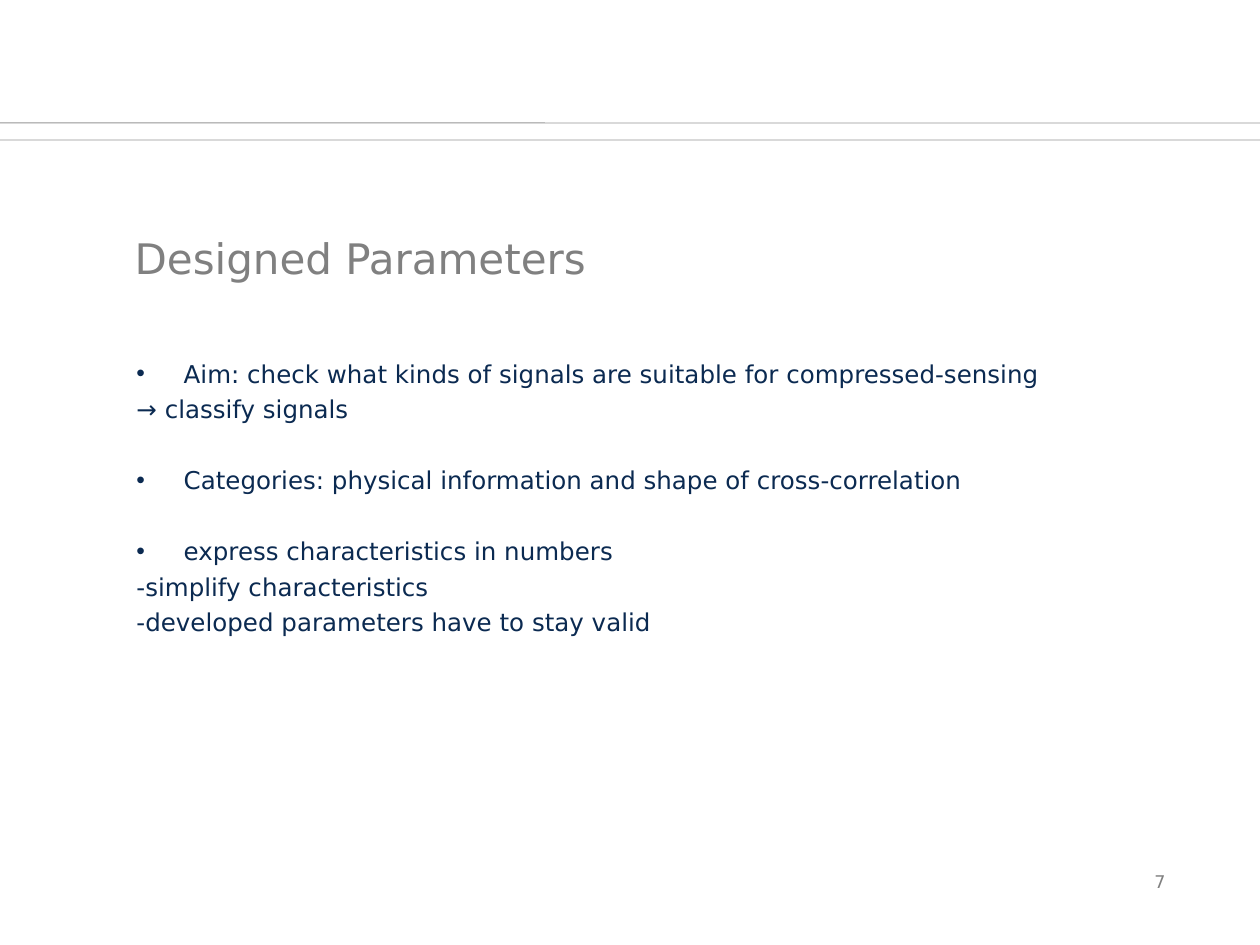
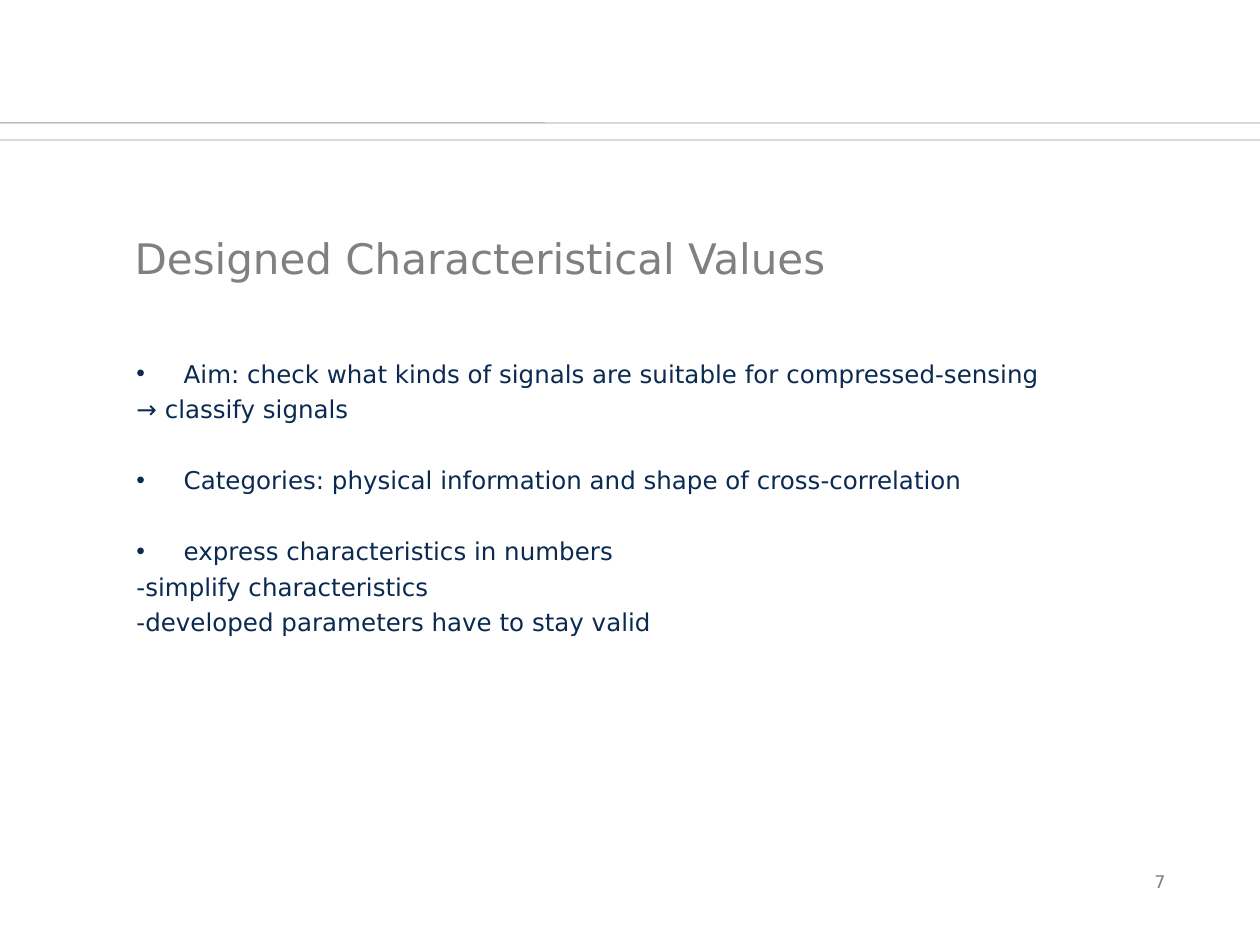
Before and after one commit to orgarten/Hauptseminar, a slide deck: slide 7 of Präsentation/btwf.odp. Drawn at 1260x945 pixels with LibreOffice and Linux fonts; fonts in the diff are those of the drawing; background and template pictures are left out. Boxes give left, top, right and bottom in pixels: in the first picture for what was removed or moved away, otherwise in the second. Text is boxed around its words. In the diff, an @@ line names an element or a change of style, - is before the commit and + after.

Commit message:
DESIGNED CHARACTERISTICAL VALUES

```diff
--- a/Präsentation/btwf.odp
+++ b/Präsentation/btwf.odp
@@ title at bbox=[135, 242, 825, 283]: text changed @@
-Designed Parameters
+Designed Characteristical Values
```
Also in this commit, not shown: 6 other slides changed.
